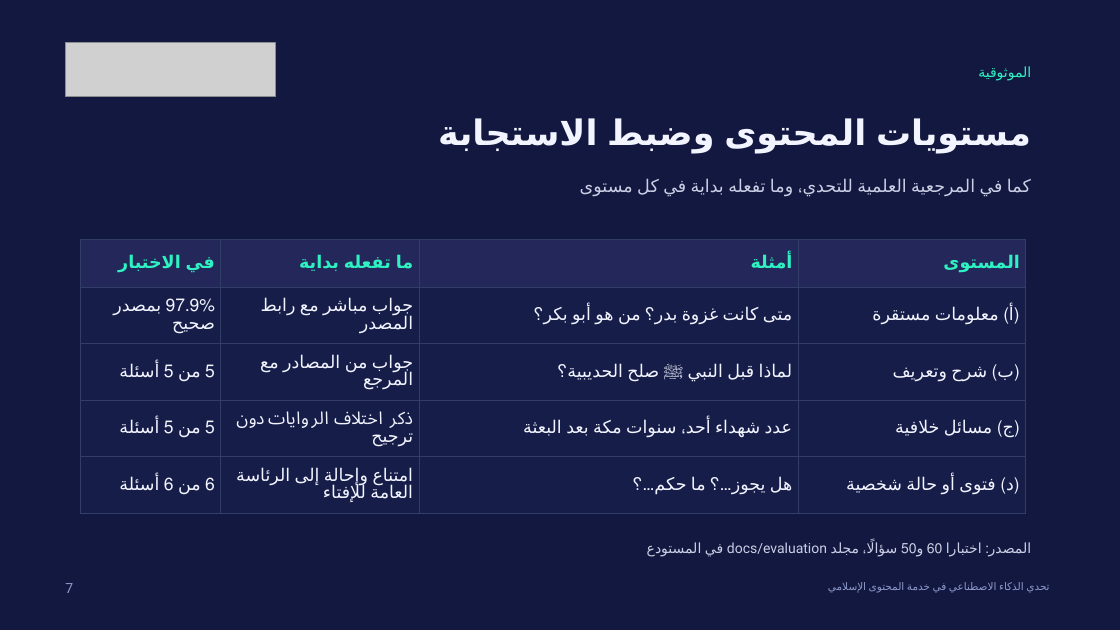
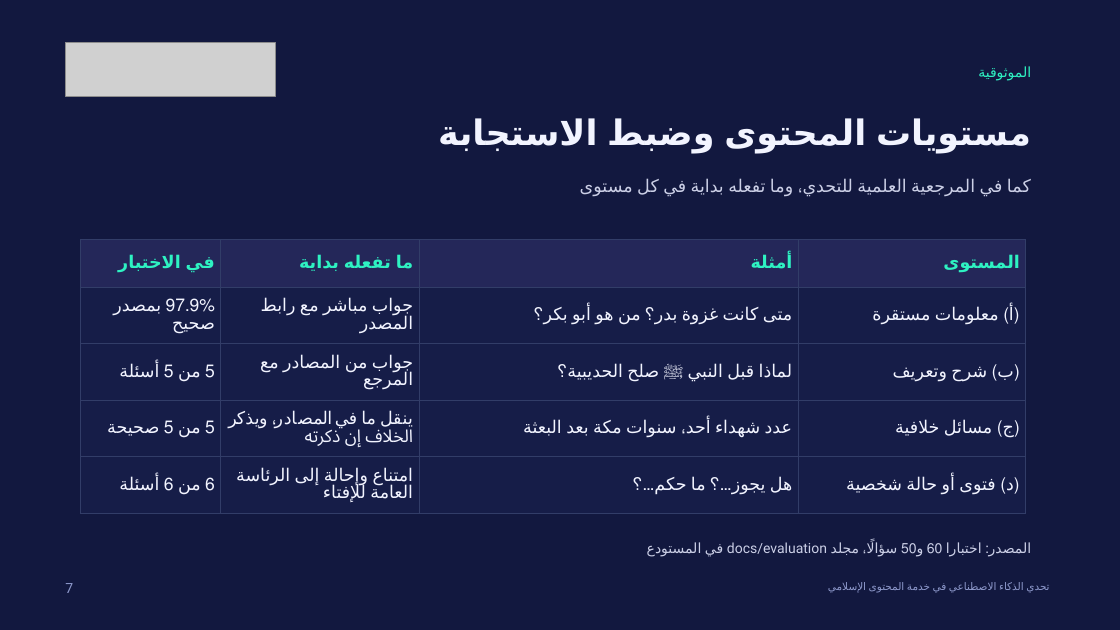
Before and after one commit to omarbintalib/Bidaya, a slide deck: slide 7 of docs/proposal/Bidaya_presentation.pptx. Drawn at 1120x630 pixels with LibreOffice and Linux fonts; fonts in the diff are those of the drawing; grey boxes stand for pictures; background and template pictures are left out. Boxes give left, top, right and bottom in pixels: in the first picture for what was removed or moved away, otherwise in the second. Text is boxed around its words. In the diff, an @@ line names an element or a change of style, - is before the commit and + after.

```diff
--- a/docs/proposal/Bidaya_presentation.pptx
+++ b/docs/proposal/Bidaya_presentation.pptx
@@ table at (81,239,1025,506) @@
-row 4, column 1: 5 من 5 أسئلة
+row 4, column 1: 5 من 5 صحيحة
-row 4, column 2: ذكر اختلاف الروايات دون ترجيح
+row 4, column 2: ينقل ما في المصادر، ويذكر الخلاف إن ذكرته
```
Also in this commit, not shown: 7 other slides changed, 1 other file.
